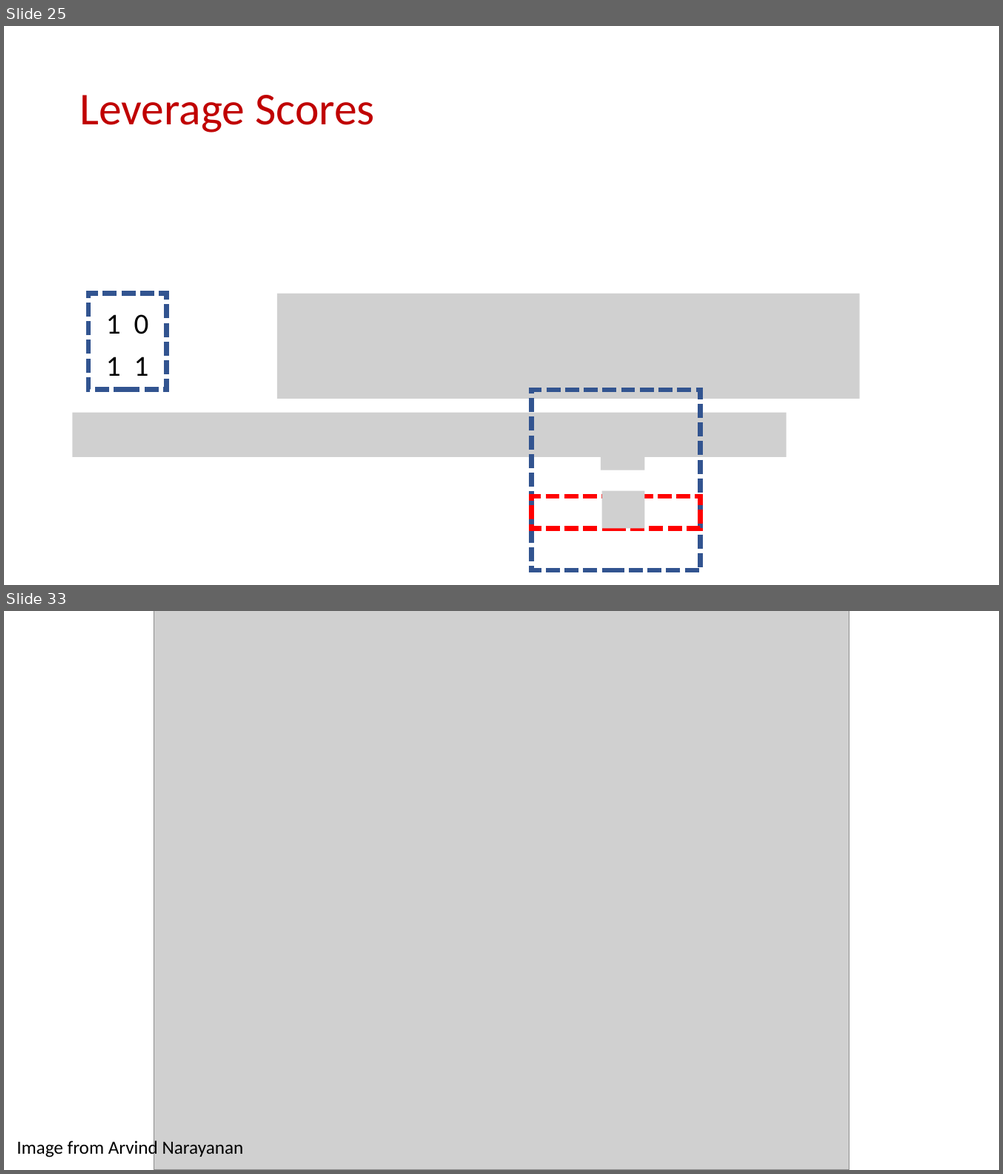
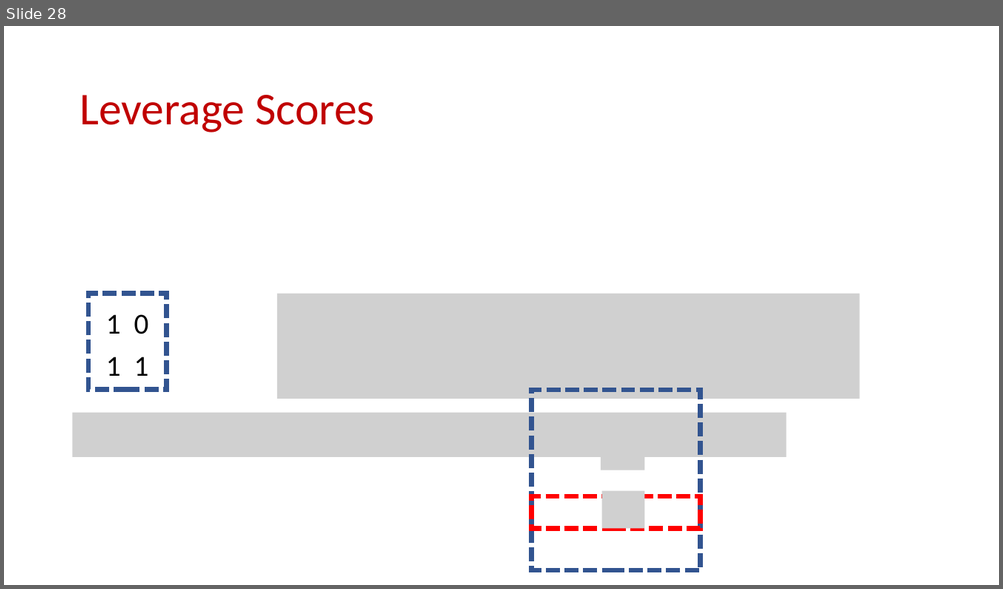
Before and after one commit to samsonzhou/samsonzhou.github.io, a slide deck: CSCE689-23/L31.pptx. Shown one above the other, each under a label of ours: slides 25 and 33 before the commit, slide 28 after it; the slides between them are not shown. The pictures are 1003x1174 and 1003x589 pixels, drawn with LibreOffice and Linux fonts; fonts in the diff are those of the drawing; grey boxes stand for pictures. Boxes give left, top, right and bottom in pixels: in the first picture for what was removed or moved away, otherwise in the second. Text is boxed around its words. In the diff, an @@ line names an element or a change of style, - is before the commit and + after.

```diff
--- a/CSCE689-23/L31.pptx
+++ b/CSCE689-23/L31.pptx
@@ slide 33 removed at [4, 611, 999, 1170], background #FFFFFF @@
@@ picture removed at [154, 611, 848, 1170] @@
@@ text removed at [17, 1139, 244, 1159] @@
-Image from Arvind Narayanan
@@ what was slide 25 is now slide 28 @@
```
Also in this commit, not shown: 3 slides added, 20 other slides removed, 3 other files.
